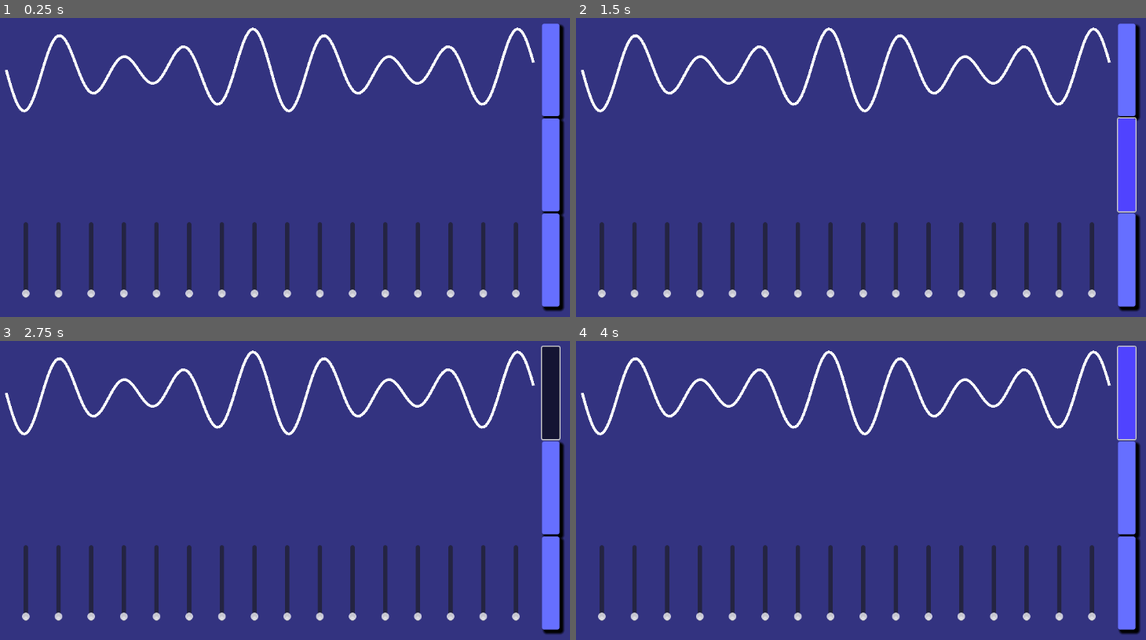
Above: before the commit, frames 1-4 (two rows, left to right).
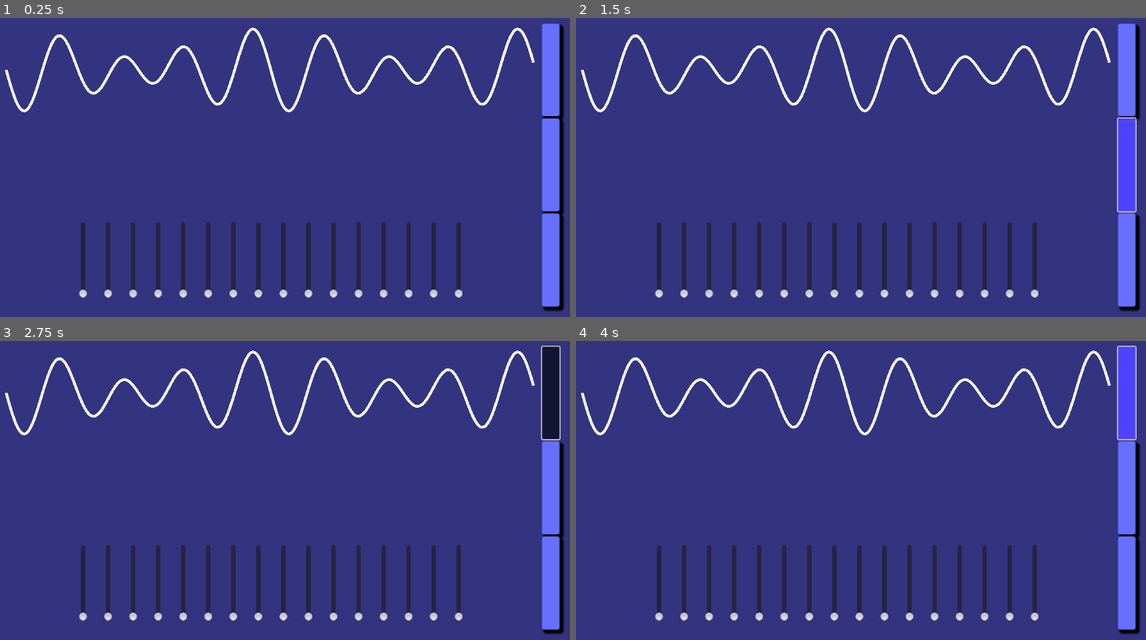
Above: after the commit, the same moments.

Repository: ViperZer0/minijam-179
Game: Godot game, scene res://scene/main/main.tscn
The game is run twice, just before and just after one commit, with the same random seed, the same clock (stepped at 60 frames per second) and the same inputs.
Inputs:
- Up to frame 1 (0.25 s): no input
- Up to frame 2 (1.5 s): click "Play" at 0.5 s; click "Play" at 1.25 s
- Up to frame 3 (2.75 s): click "Listen" at 2 s
- Up to frame 4 (4 s): click "Check Answer" at 2.75 s; click "Listen" at 3.5 s

The runs differ from the first frame. In frame 1, 6.0% of the frame differs, in the area x 3-92%, y 68-94%; in frame 2, 6.0%; in frame 3, 6.0%; in frame 4, 6.0%.

Commit message:
Increased margin around audio slider grid in main

Diff:
--- a/godot/scene/main/main.tscn
+++ b/godot/scene/main/main.tscn
@@ -78,9 +78,9 @@
 layout_mode = 2
 size_flags_horizontal = 3
 size_flags_vertical = 3
-theme_override_constants/margin_left = 16
+theme_override_constants/margin_left = 128
 theme_override_constants/margin_top = 16
-theme_override_constants/margin_right = 16
+theme_override_constants/margin_right = 128
 theme_override_constants/margin_bottom = 16
 
 [node name="AudioSliderGrid" parent="HBoxContainer/VBoxContainer/MarginContainer3" instance=ExtResource("3_kn28c")]
